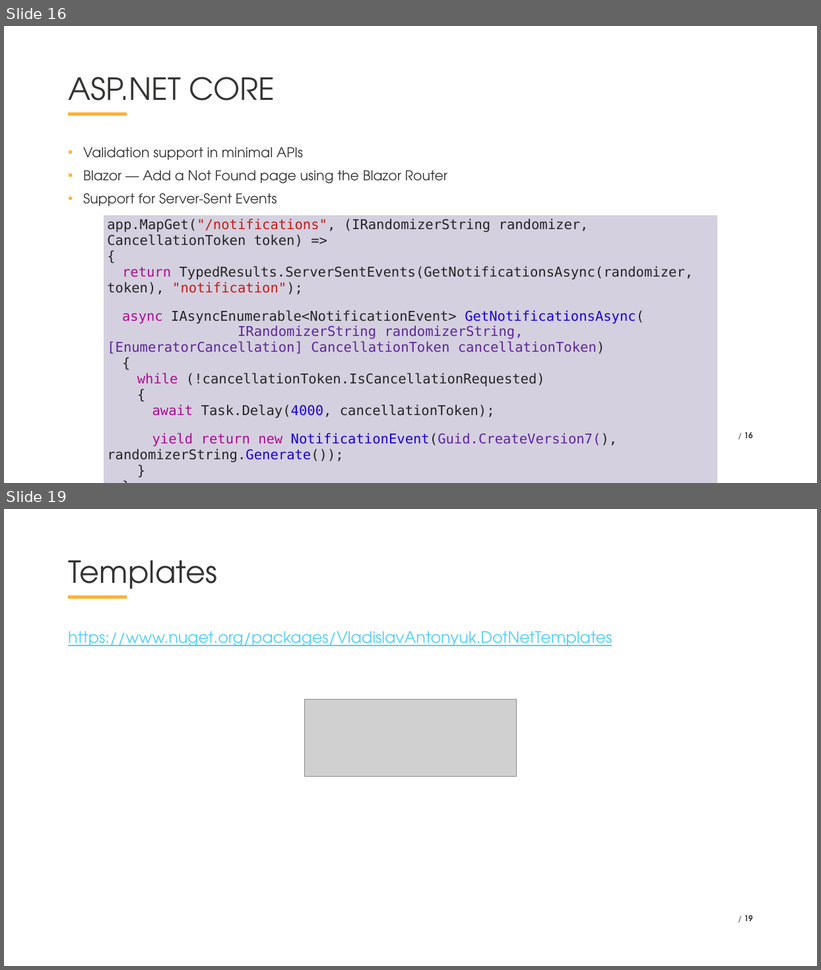
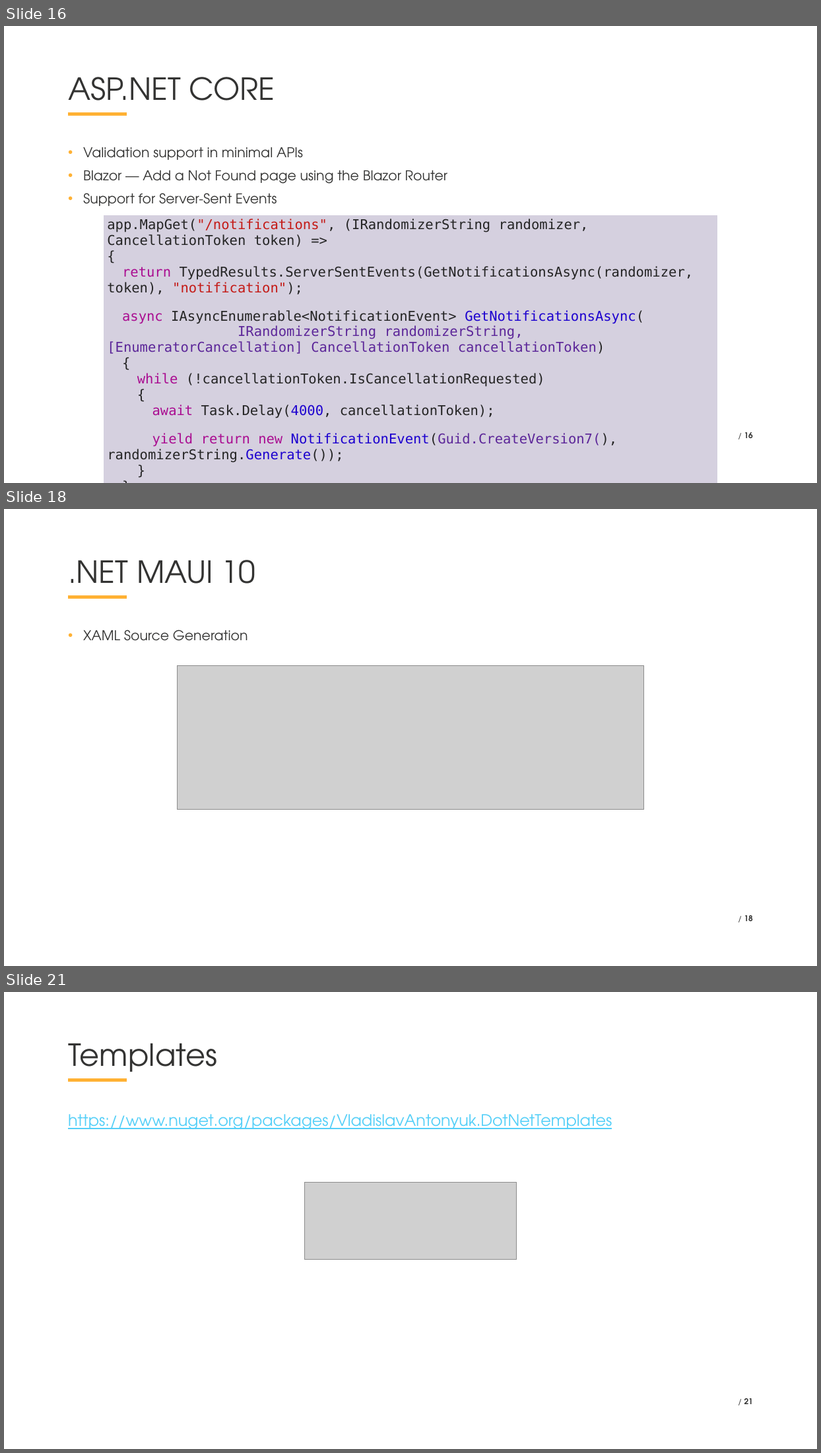
Before and after one commit to VladislavAntonyuk/AICalendar, a slide deck: .NET Conf 2025 - Ukraine (Eng).pptx. Shown one above the other, each under a label of ours: slides 16 and 19 before the commit, slides 16, 18 and 21 after it; the slides between them are not shown. The pictures are 821x970 and 821x1453 pixels, drawn with LibreOffice and Linux fonts; fonts in the diff are those of the drawing; grey boxes stand for pictures; background and template pictures are left out. Boxes give left, top, right and bottom in pixels: in the first picture for what was removed or moved away, otherwise in the second. Text is boxed around its words. In the diff, an @@ line names an element or a change of style, - is before the commit and + after.

```diff
--- a/.NET Conf 2025 - Ukraine (Eng).pptx
+++ b/.NET Conf 2025 - Ukraine (Eng).pptx
@@ slide 18 added at (4,509,817,966), background #FFFFFF; not listed: 1 template element that a slide beside it also shows @@
@@ title added at (68,560,255,597), 54 pt, text #333332 @@
+.NET MAUI 10
@@ text added at (83,630,248,641), 24 pt, text #333332 @@
+• XAML Source Generation
@@ picture added at (177,665,644,810) @@
@@ page number added at (745,916,753,921), 14 pt, text #333332, bold @@
+/ 18
@@ what was slide 19 is now slide 21 @@
@@ page number at (745,1399,753,1404): text changed @@
-/ 19
+/ 21
```
Also in this commit, not shown: 13 slides changed, 7 other slides added, 1 slide removed.
